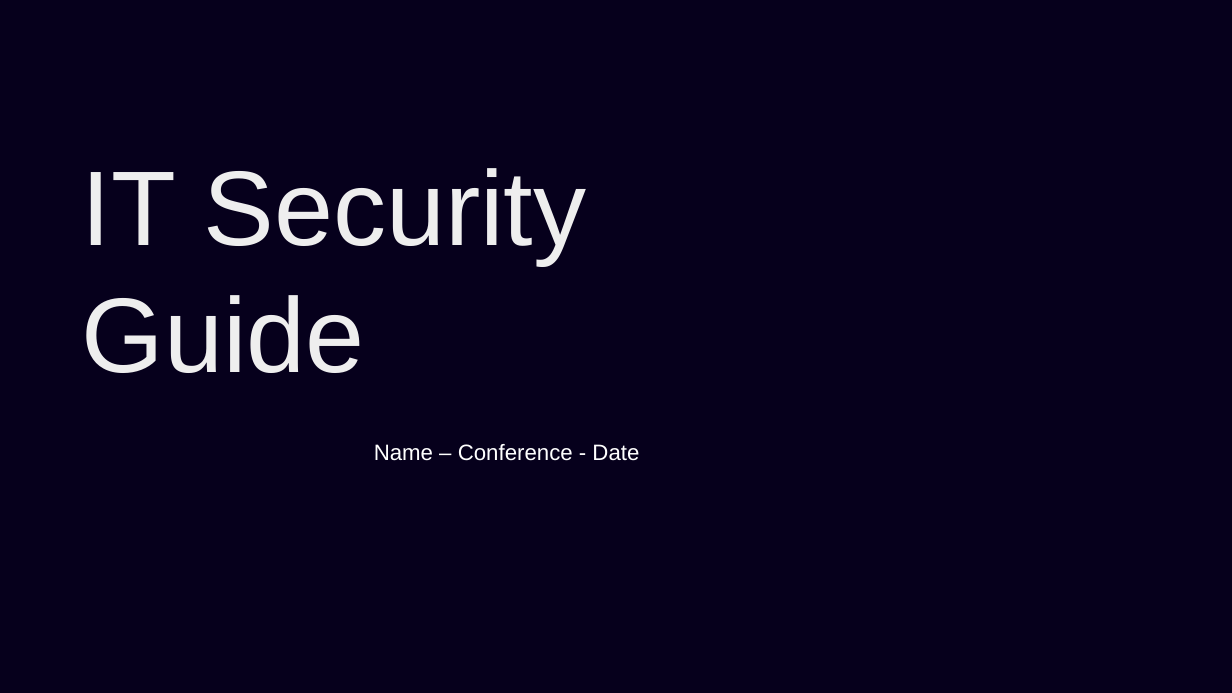
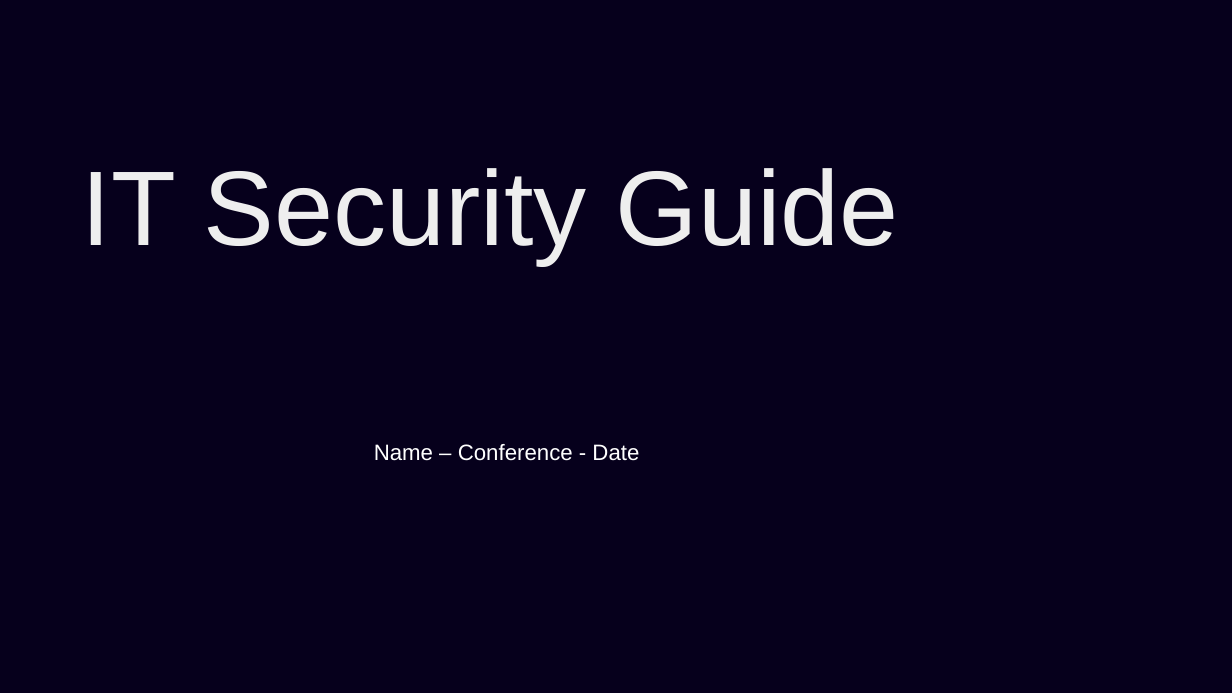
Before and after one commit to nextcloud/richdocuments, a slide deck: slide 1 of emptyTemplates/ai/security.odp. Drawn at 1232x693 pixels with LibreOffice and Linux fonts; fonts in the diff are those of the drawing; background and template pictures are left out. Boxes give left, top, right and bottom in pixels: in the first picture for what was removed or moved away, otherwise in the second. Text is boxed around its words. In the diff, an @@ line names an element or a change of style, - is before the commit and + after.

```diff
--- a/emptyTemplates/ai/security.odp
+++ b/emptyTemplates/ai/security.odp
@@ text "IT Security Guide" rewrapped from [82,168,586,373] to [82,168,899,264] @@
```
Also in this commit, not shown: 1 other slide changed, 4 other files.
